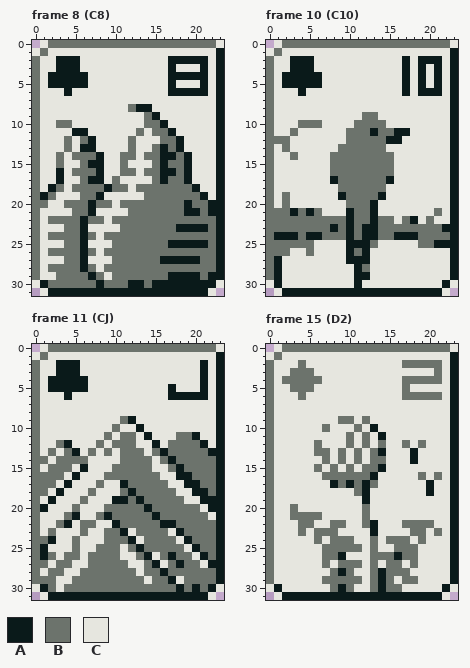
Pixel-art file, stored at assets/atlas/card.aseprite. Above: the version before the commit.
24x32 pixels, 61 frames. Colours within 5 levels of each other are drawn and written as one. Shown: frame 8 (C8), frame 10 (C10), frame 11 (CJ), frame 15 (D2). The commit also changed other frames, which this record leaves out.
Palette (. is transparent): A #0a1a1a  B #6c736c  C #e6e6df
Now the later version:
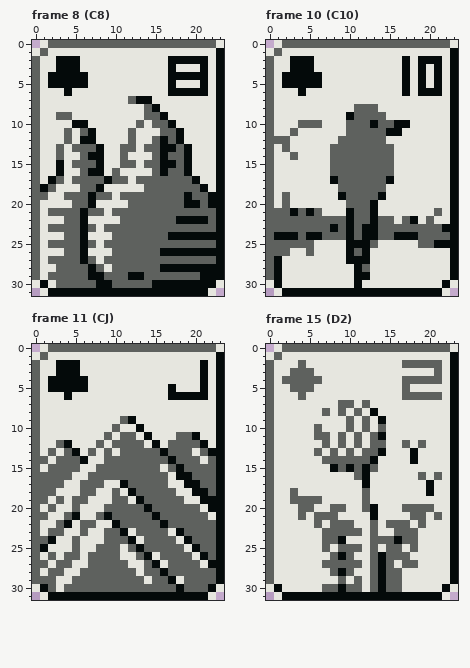
Edits made:
colour A: #0a1a1a -> #040a0a
colour B: #6c736c -> #5e615e
Changed rows in their new state; - is a pixel that keeps its letter.
Frame 8 (C8), layer "face":
first column x 1:
 7 -----------BAA--------
 8 -----------CCBA-------
 9 --BB----------BA------
10 --CCAA------BC-BA-----
11 ---BCBA----BC-C-BA----
12 -----A--------BA------
13 --BCBBBA--B--B--ABA---
14 ----C-A----C-C--B-----
15 --A-B-B----B-B--A-----
16 ----C-A--BCC-C--B-----
17 -AB-B-BBA-B-BB-B--BA--
18 ABC-C--ACCC-C------BA-
19 BC-BB-ABB-BBB-----A-BA
20 C--C---CC-C--------A--
21 -BBB-ABB-BB-------BB-B
22 -CC---CC-C-------AAAA-
23 -BB---B-BB-------BBBB-
24 -CC---C-C-------AAAAAA
25 -BB---B-B-------BBBBB-
26 -CC---C-C------AAAAAAA
27 -BB---B-B------BBBBB--
28 -C---BABC------AAAAAAA
29 -B-----AB--AA---BBBBA-
30 -C------A--BB---------
Frame 10 (C10), layer "face":
first column x 8:
 8 ---BBB----
 9 --AB--B---
10 --B--A-BAA
11 -----B-A-C
12 -B-----CC-
13 B------B--
Frame 11 (CJ), layer "face":
first column x 1:
12 ------------B--------
13 -------------B-----C-
14 -----A--BB----B-----C
15 ----BC-BB-----B------
16 ---BC-BB-------B-----
17 --BC-BB--------------
18 -BC--B---BC----------
19 BCB-B----BBC---------
20 CB-------------------
21 B--------------------
22 ----------------B----
23 --B------------------
26 C---------------B----
27 -----------------B---
30 -------------------B-
Frame 15 (D2), layer "face":
first column x 3:
 7 ------BB-B---------
 8 ----B-B-B-A--------
 9 ------C----A-------
10 ---BC--BCBCB-------
11 ---BB-BCBCB--------
12 ---CB-BCBCB--------
13 ----CBCBCB---------
14 -----B-B-BAC-------
15 ---C-ABABA-C-------
16 ----CCCC-AC--------
17 -----CCCC-C--------
18 B-------CB---------
19 BBBB-----B---------
20 CBB--BB---A---BBBB-
21 C-C-BB---CA----BB-B
22 -CCB---B-CB-BB-C-C-
23 -C-C--BBB-B--BB-C-C
24 ---CB-AC---B-A-BC--
25 -----C------B-C----
26 ----C--B---A-B-C---
27 -----B-----A-CB----
28 --------------C----
29 ----CC-C-----BCC---
30 ----B---B----------
Pixel boxes of the changes (left, top, right, bottom) in both pictures:
changed: (32, 40, 224, 296)
changed: (266, 40, 458, 296)
changed: (32, 344, 224, 600)
changed: (266, 344, 458, 600)
